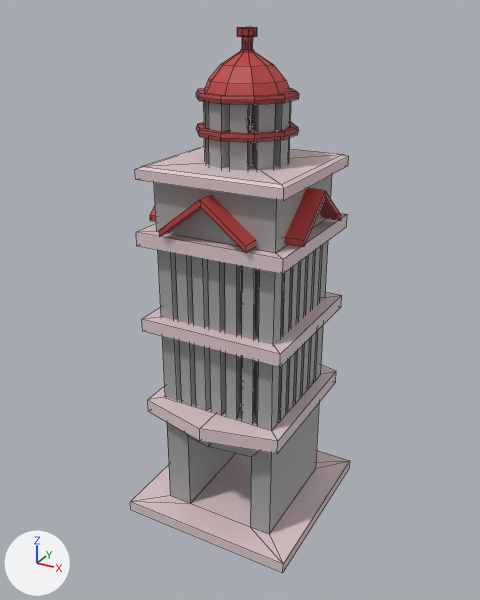
Two versions of the FBX model Assets/3d_Imports/City/house2.fbx, one commit apart.
Rendered twice from a 50 mm camera at (34.4, -63.4, 59.6) aimed at (-0.5, 0.1, 27.8). The axes (+X, +Y, +Z) are drawn at lower left. The lights are the same throughout. Mesh edges are drawn as thin lines. Where no turn or scale is listed for an object, it has been applied to the vertices.

The first picture shows 'mid_build .001'.
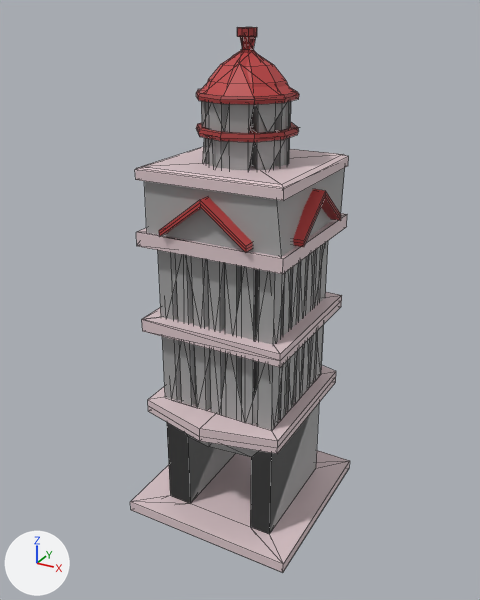
Changed parts and their boxes (x1, y1, x2, y2) in the pictures (480 x 600 px):
```json
{"object": "mid_build .001_LOD1", "change": "added", "after": [136, 37, 345, 534]}
```

The change, as JSON lines over the scene's bpy script:
```json
{"op": "add", "block": "me_cube_064", "code": ["me_cube_064 = bpy.data.meshes.new('Cube.064')", "me_cube_064.from_pydata(...)  # 417 vertices, 373 faces; spans x -11.0..10.8, y -10.2..11.6, z -0.2..57.7", "me_cube_064.materials.append(mat_house_palatte)  # picture img_house_palette_png"]}
{"op": "add", "block": "ob_mid_build__001_lod1", "code": ["ob_mid_build__001_lod1 = bpy.data.objects.new('mid_build .001_LOD1', me_cube_064)", "ob_mid_build__001_lod1.location = (0.0, 0.0, 0.0)"]}
```
